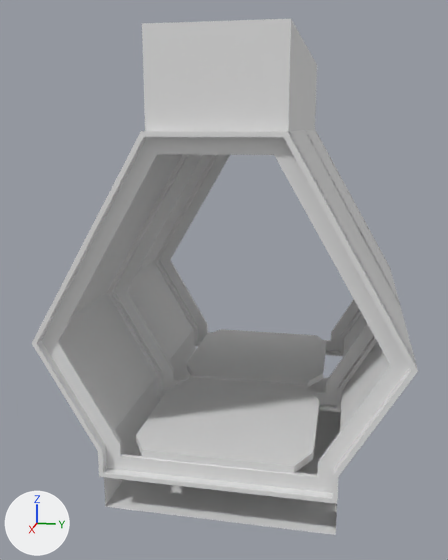
A saved change to the OBJ model demoScene/modules/assets/corridor.obj.
Both versions are drawn from a 50 mm camera at (9.33, 1.47, 4.0) aimed at (0.17, -0.37, 1.7). Arrows for +X, +Y and +Z are at lower left; the lights stay in place. Where no turn or scale is listed for an object, it has been applied to the vertices.

Objects in the first picture: 'corridor'.
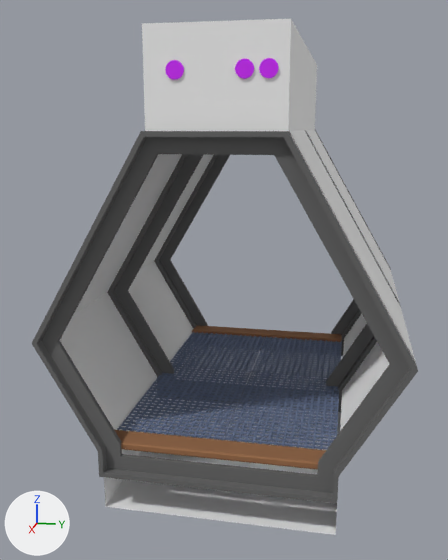
Pixel boxes [x1, y1, x2, y2] of what changed, in the pictures (448 x 560 px):
part 1 of me_corridor, built on: before [136, 329, 326, 473]; after [115, 325, 342, 470]
part 2 of me_corridor, added (purple): after [165, 58, 278, 80]
part 3 of me_corridor, recoloured: [60, 19, 416, 535] in both
part 4 of me_corridor, recoloured: [32, 130, 418, 504] in both

What the commit changed:
Material '02___Default' (mat_02___default) is new.
Its base color is (0.914, 0.914, 0.914) (white #f5f5f5).
Its roughness is 0.9.
Material 'floorPlate' (mat_floorplate) is new.
Its base color is (0.302, 0.137, 0.0588) (brown #956745).
Its roughness is 0.9.
Material 'support' (mat_support) is new.
Its base color is (0.133, 0.133, 0.133) (dark grey #666666).
Its roughness is 0.9.
Material 'pipe' (mat_pipe) is new.
Its base color is (0.643, 0.0196, 1.0) (purple #d226ff).
Its roughness is 0.9.
Material 'grate' (mat_grate) is new.
Its base color is (0.137, 0.18, 0.298) (blue #677694).
Its roughness is 0.9.
me_corridor is used by ob_corridor; location (0.0, 0.0, 0.0).
me_corridor had 334 vertices, 620 faces and spanned x -2.65..2.65, y -2.3..2.3, z -0.88..5.08.
me_corridor now has 14272 vertices, 25432 faces and spans x -2.65..2.65, y -2.3..2.3, z -0.88..5.08.
me_corridor part 1: 66 vertices removed from x -2.5..2.5, y -1.18..1.18, z -0.1..0.0; 12744 vertices added at x -2.5..2.48, y -1.49..1.46, z -0.04..0.06.
me_corridor part 2: 1260 vertices added at x -2.48..2.52, y -0.54..0.68, z 4.2..4.7.
me_corridor part 3: 36 faces spanning x -2.5..2.5, y -2.3..2.3, z -0.88..5.08 switch from no material to mat_02___default (white #f5f5f5).
me_corridor part 4: 470 faces spanning x -2.65..2.65, y -2.3..2.3, z -0.35..3.96 switch from no material to mat_support (dark grey #666666).
me_corridor now uses material mat_pipe (purple #d226ff).
me_corridor now uses material mat_floorplate (brown #956745).
me_corridor now uses material mat_grate (blue #677694).
